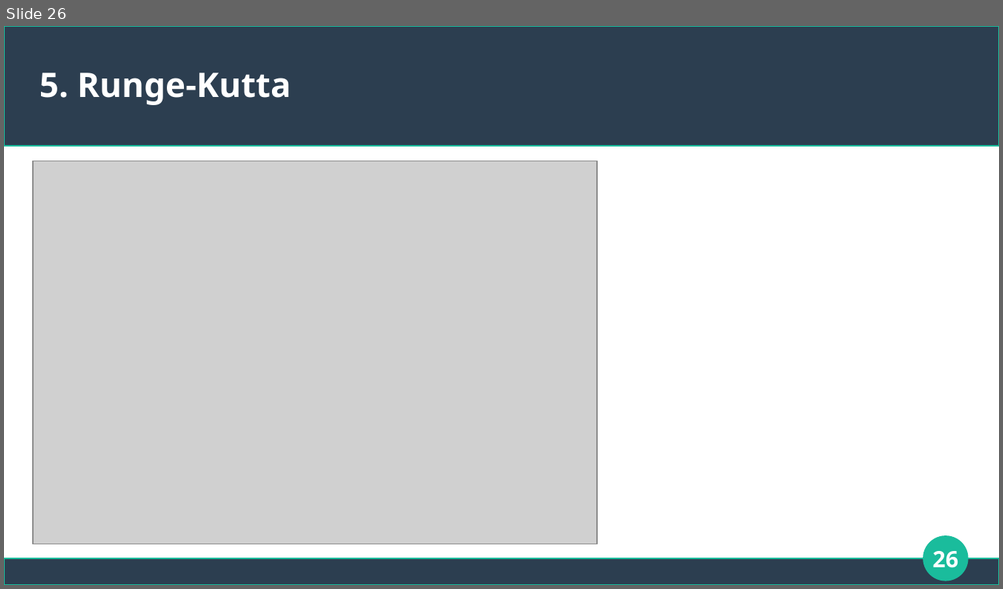
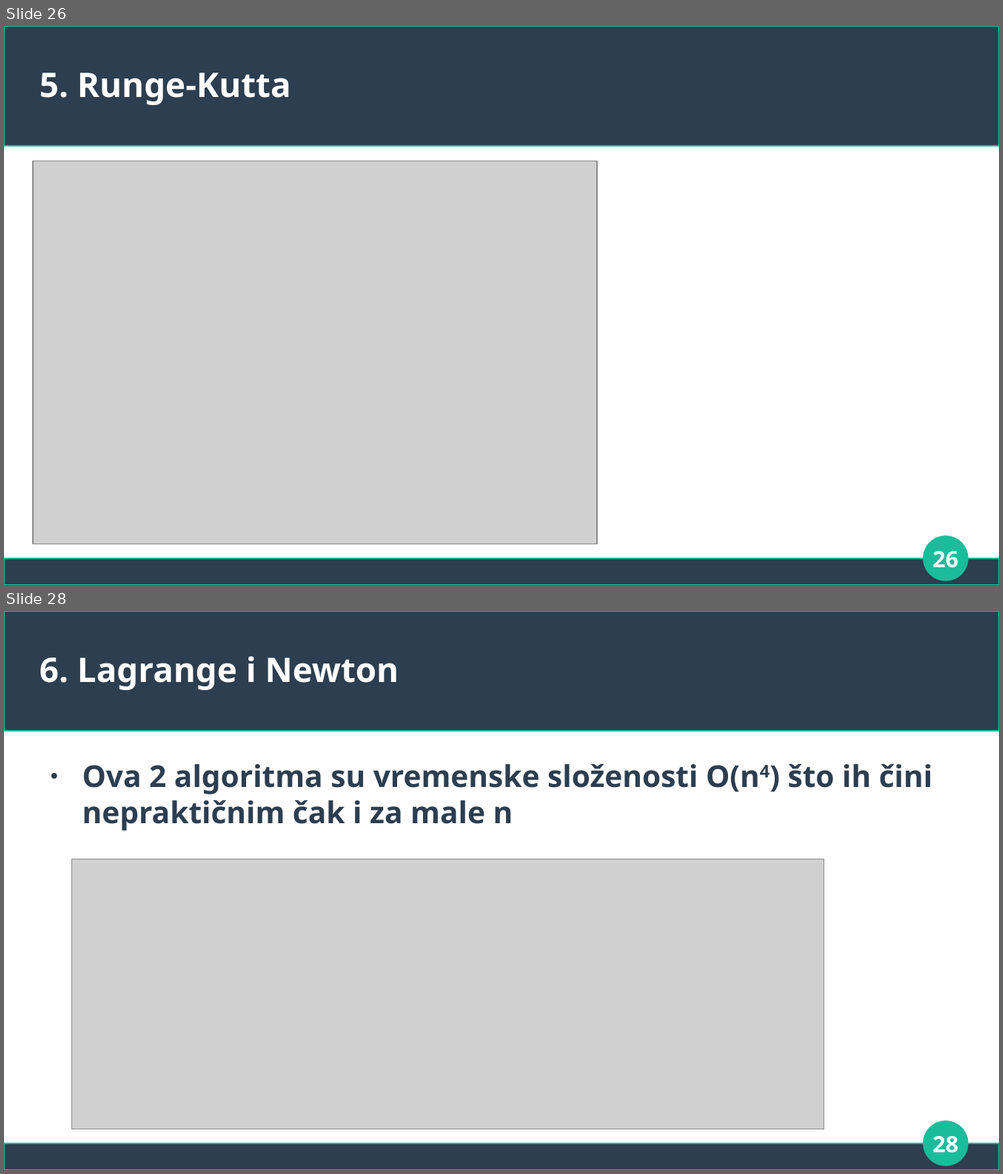
Before and after one commit to gbartol/matrix-exponential-function, a slide deck: Prezentacija_exp.odp. Shown one above the other, each under a label of ours: slide 26 before the commit, slides 26 and 28 after it; the slides between them are not shown. The pictures are 1003x589 and 1003x1174 pixels, drawn with LibreOffice and Linux fonts; fonts in the diff are those of the drawing; grey boxes stand for pictures. Boxes give left, top, right and bottom in pixels: in the first picture for what was removed or moved away, otherwise in the second. Text is boxed around its words. In the diff, an @@ line names an element or a change of style, - is before the commit and + after.

```diff
--- a/Prezentacija_exp.odp
+++ b/Prezentacija_exp.odp
@@ slide 28 added at [4,611,999,1170], background #FFFFFF; not listed: 3 template elements that a slide beside it also shows @@
@@ title added at [40,656,399,690], 27 pt, text #FFFFFF, bold @@
+6. Lagrange i Newton
@@ text added at [82,764,932,831], 24 pt, text #2C3E50, bold @@
+● Ova 2 algoritma su vremenske složenosti O(n4) što ih čini nepraktičnim čak i za male n
@@ picture added at [71,859,823,1130] @@
@@ page number added at [932,1136,958,1153], 18 pt, text #FFFFFF, bold @@
+28
```
Also in this commit, not shown: 2 slides changed, 10 other slides added, 2 other files.
